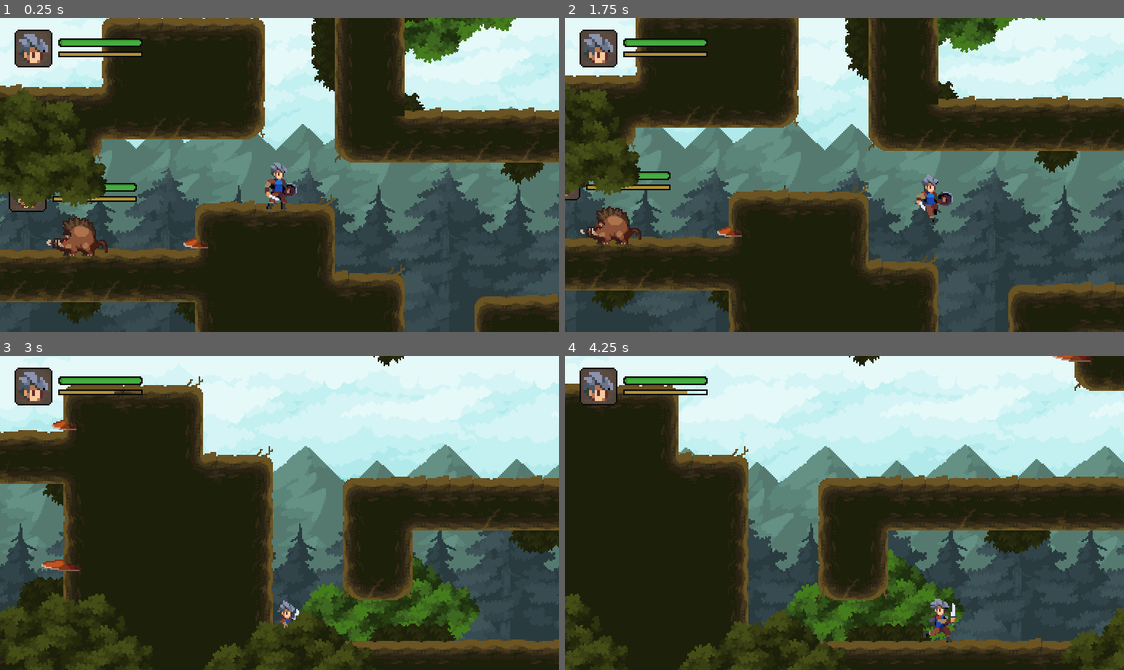
Above: before the commit, frames 1-4 (two rows, left to right).
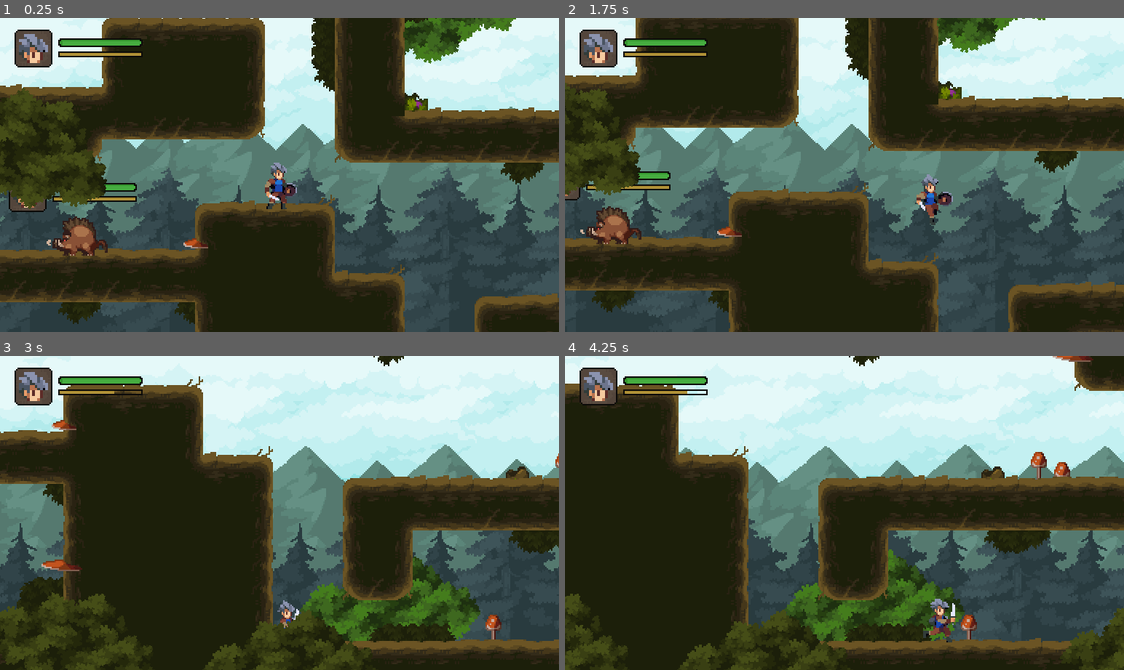
Above: after the commit, the same moments.

Repository: ukagaka/rpg-adventure
Game: Godot game, scene res://world.tscn
Two runs of this game, one before a commit and one after it. Both use one fixed random seed, a clock stepped at 60 frames per second and the inputs below.
Inputs:
- Up to frame 1 (0.25 s): no input
- Up to frame 2 (1.75 s): hold E (interact, bound only after the commit) 0.53-1.28 s; hold Right (move_right) from 0.53 s (still down); tap Space (jump) at 0.77, 1.52 s; tap A (attack) at 1.35 s; tap E (interact, bound only after the commit) at 1.55 s
- Up to frame 3 (3 s): release Right (move_right) at 2.03 s; hold Left (move_left) 2.03-2.78 s; hold Z (slide) 2.03-2.78 s; tap E (interact, bound only after the commit) at 2.3, 2.85 s; hold Right (move_right) from 2.78 s (still down)
- Up to frame 4 (4.25 s): keep holding Right (move_right); tap Space (jump) at 3.02, 3.77 s; hold E (interact, bound only after the commit) from 3.53 s (still down)

The runs differ from the first frame. In frame 1, 0.1% of the frame differs, in the area x 72-77%, y 25-30%; in frame 2, 0.1%; in frame 3, 0.3%; in frame 4, 0.5%, in the area x 70-91%, y 30-91%.

Commit message:
14:交互

Diff:
--- /dev/null
+++ b/classes/Interactable.gd
@@ -0,0 +1,23 @@
+extends Area2D
+
+class_name Interactable
+
+signal interacted
+
+func _init() -> void:
+	collision_layer = 0
+	collision_mask = 0
+	set_collision_mask_value(2, true)
+
+	body_entered.connect(_on_body_entered)
+	body_exited.connect(_on_body_exited)
+
+func interact() -> void:
+	print("[Interact] %s" % name)
+	interacted.emit()
+
+func _on_body_entered(player: Player) -> void:
+	player.register_interactable(self)
+
+func _on_body_exited(player: Player) -> void:
+	player.unregister_interactable(self)
--- a/enemies/boar.gd
+++ b/enemies/boar.gd
@@ -17,14 +17,13 @@
 @onready var player_checker: RayCast2D = $Graphics/PlayerChecker
 @onready var floor_checker: RayCast2D = $Graphics/FloorChecker
 @onready var calm_down_timer: Timer = $CalmDownTimer
-
-#解决怪物透过墙壁攻击也能检索到玩家
 func can_see_player() -> bool:
 	if not player_checker.is_colliding():
 		return false
 	return player_checker.get_collider() is Player
 
-func tick_physics(state:State, delta:float) -> void:
+
+func tick_physics(state: State, delta: float) -> void:
 	match state:
 		State.IDLE, State.HURT, State.DYING:
 			move(0.0, delta)
@@ -35,9 +34,7 @@
 		State.RUN:
 			if wall_checker.is_colliding() or not floor_checker.is_colliding():
 				direction *= -1
-
 			move(max_speed, delta)
-
 			if can_see_player():
 				calm_down_timer.start()
 
@@ -65,18 +62,20 @@
 		State.RUN:
 			if not can_see_player() and calm_down_timer.is_stopped():
 				return State.WALK
+
 		State.HURT:
 			if not animation_player.is_playing():
 				return State.RUN
 
 	return StateMachine.KEEP_CURRENT
 
-func transition_state(from:State, to:State) -> void:
-	#print("[%s] %s => %s" %[
-		#Engine.get_physics_frames(),
-		#State.keys()[from] if from != -1 else "<START>",
-		#State.keys()[to],
-	#])
+
+func transition_state(from: State, to: State) -> void:
+#	print("[%s] %s => %s" % [
+#		Engine.get_physics_frames(),
+#		State.keys()[from] if from != -1 else "<START>",
+#		State.keys()[to],
+#	])
 
 	match to:
 		State.IDLE:
@@ -92,6 +91,7 @@
 
 		State.RUN:
 			animation_player.play("run")
+
 		State.HURT:
 			animation_player.play("hit")
 
--- a/player.gd
+++ b/player.gd
@@ -42,6 +42,7 @@
 var is_combo_requested := false
 var pending_damage: Damage
 var fall_from_y : float
+var interacting_with : Array[Interactable]
 
 
 #是否可以连击
@@ -57,6 +58,7 @@
 @onready var stats: Stats = $Stats
 @onready var invincible_timer: Timer = $InvincibleTimer
 @onready var slide_request_timer: Timer = $SlideRequestTimer
+@onready var interaction_icon: AnimatedSprite2D = $InteractionIcon
 
 
 
@@ -77,7 +79,13 @@
 	if event.is_action_pressed("slide"):
 		slide_request_timer.start()
 
+	if event.is_action_pressed("interact") and interacting_with:
+		interacting_with.back().interact()
+
+
 func tick_physics(state: State, delta:float) -> void:
+	interaction_icon.visible = not interacting_with.is_empty()
+
 	if invincible_timer.time_left > 0 :
 		graphics.modulate.a = sin(Time.get_ticks_msec() / 20 ) * 0.5 + 0.5
 	else:
@@ -148,6 +156,20 @@
 
 func die() -> void:
 	get_tree().reload_current_scene()
+
+
+func register_interactable(v: Interactable) -> void:
+	if state_machine.current_state == State.DYING:
+		return
+	if v in interacting_with:
+		return
+
+	interacting_with.append(v)
+
+
+func unregister_interactable(v: Interactable) -> void:
+	interacting_with.erase(v)
+
 
 func can_wall_slide() -> bool:
 	return is_on_wall() and hand_checker.is_colliding() and foot_checker.is_colliding()
@@ -317,6 +339,7 @@
 		State.DYING:
 			animation_player.play("die")
 			invincible_timer.stop()
+			interacting_with.clear()
 		State.SLIDING_START:
 			animation_player.play("sliding_start")
 			slide_request_timer.stop()
--- a/player.tscn
+++ b/player.tscn
@@ -8,6 +8,7 @@
 [ext_resource type="Script" path="res://classes/Hitbox.gd" id="4_cam5h"]
 [ext_resource type="Script" path="res://classes/Stats.gd" id="7_xui01"]
 [ext_resource type="PackedScene" uid="uid://dw4bgssws37x1" path="res://ui/status_panel.tscn" id="8_gmv1m"]
+[ext_resource type="Texture2D" uid="uid://b6fotltdfbjt4" path="res://assets/gdb-gamepad-2/gdb-keyboard-2.png" id="9_1gt3m"]
 
 [sub_resource type="RectangleShape2D" id="RectangleShape2D_1xm3u"]
 size = Vector2(12, 32)
@@ -2465,6 +2466,42 @@
 "wall_sliding": SubResource("Animation_5oi7m")
 }
 
+[sub_resource type="AtlasTexture" id="AtlasTexture_lie1u"]
+atlas = ExtResource("9_1gt3m")
+region = Rect2(96, 48, 16, 16)
+
+[sub_resource type="AtlasTexture" id="AtlasTexture_c6g0y"]
+atlas = ExtResource("9_1gt3m")
+region = Rect2(96, 160, 16, 16)
+
+[sub_resource type="AtlasTexture" id="AtlasTexture_x14qb"]
+atlas = ExtResource("9_1gt3m")
+region = Rect2(96, 272, 16, 16)
+
+[sub_resource type="AtlasTexture" id="AtlasTexture_m2vjr"]
+atlas = ExtResource("9_1gt3m")
+region = Rect2(96, 384, 16, 16)
+
+[sub_resource type="SpriteFrames" id="SpriteFrames_kt7p5"]
+animations = [{
+"frames": [{
+"duration": 1.0,
+"texture": SubResource("AtlasTexture_lie1u")
+}, {
+"duration": 1.0,
+"texture": SubResource("AtlasTexture_c6g0y")
+}, {
+"duration": 1.0,
+"texture": SubResource("AtlasTexture_x14qb")
+}, {
+"duration": 1.0,
+"texture": SubResource("AtlasTexture_m2vjr")
+}],
+"loop": true,
+"name": &"default",
+"speed": 6.0
+}]
+
 [node name="Player" type="CharacterBody2D"]
 collision_layer = 2
 script = ExtResource("1_lhorb")
@@ -2556,4 +2593,10 @@
 offset_bottom = 34.0
 stats = NodePath("../../Stats")
 
+[node name="InteractionIcon" type="AnimatedSprite2D" parent="."]
+position = Vector2(-2, -44)
+sprite_frames = SubResource("SpriteFrames_kt7p5")
+autoplay = "default"
+frame_progress = 0.982572
+
 [connection signal="hurt" from="Graphics/Hurtbox" to="." method="_on_hurtbox_hurt"]
--- a/project.godot
+++ b/project.godot
@@ -54,6 +54,11 @@
 "events": [Object(InputEventKey,"resource_local_to_scene":false,"resource_name":"","device":-1,"window_id":0,"alt_pressed":false,"shift_pressed":false,"ctrl_pressed":false,"meta_pressed":false,"pressed":false,"keycode":0,"physical_keycode":90,"key_label":0,"unicode":122,"echo":false,"script":null)
 ]
 }
+interact={
+"deadzone": 0.5,
+"events": [Object(InputEventKey,"resource_local_to_scene":false,"resource_name":"","device":-1,"window_id":0,"alt_pressed":false,"shift_pressed":false,"ctrl_pressed":false,"meta_pressed":false,"pressed":false,"keycode":0,"physical_keycode":69,"key_label":0,"unicode":101,"echo":false,"script":null)
+]
+}
 
 [layer_names]
 
--- a/world.tscn
+++ b/world.tscn
@@ -6,6 +6,7 @@
 [ext_resource type="Texture2D" uid="uid://cm36ovvufme5r" path="res://assets/legacy_fantasy/background/Background.png" id="4_mrpj4"]
 [ext_resource type="Texture2D" uid="uid://d4frfl5vltmt7" path="res://assets/legacy_fantasy/trees/Background.png" id="5_e00s6"]
 [ext_resource type="PackedScene" uid="uid://feukmx0joudp" path="res://enemies/boar.tscn" id="6_pl3f2"]
+[ext_resource type="Script" path="res://classes/Interactable.gd" id="7_rxkbx"]
 
 [sub_resource type="TileSetAtlasSource" id="TileSetAtlasSource_ccof1"]
 texture = ExtResource("1_frukv")
@@ -463,6 +464,12 @@
 terrain_set_0/terrain_1/color = Color(0.5, 0.4375, 0.25, 1)
 sources/1 = SubResource("TileSetAtlasSource_ccof1")
 
+[sub_resource type="RectangleShape2D" id="RectangleShape2D_dr1gi"]
+size = Vector2(11, 19)
+
+[sub_resource type="RectangleShape2D" id="RectangleShape2D_ucwx6"]
+size = Vector2(18.5, 15)
+
 [node name="World" type="Node2D"]
 script = ExtResource("1_wp80j")
 
@@ -472,7 +479,7 @@
 layer_0/name = "Background"
 layer_0/tile_data = PackedInt32Array(786440, 720897, 8, 720904, 720897, 7, 655368, 720897, 6, 786439, 655361, 8, 720903 …(3558 unchanged characters)…
 layer_1/name = "Geometry"
-layer_1/tile_data = PackedInt32Array(655361, 262145, 3, 5898 …(16368 unchanged characters)…  0, 131115, 327681, 1, 196651, 327681, 1)
+layer_1/tile_data = PackedInt32Array(655361, 262145, 3, 5898 …(16368 unchanged characters)…  0, 131115, 327681, 1, 196651, 327681, 1, 720907, 655361, 2, -262121, 655361, 2, 720952, 655361, 2, 262203, 655361, 2, -262089, 655361, 2, 262204, 589825, 2, 720909, 393217, 3, 720906, 458753, 3, 262201, 458753, 3, -262087, 458753, 3, -262088, 589825, 3, -262097, 589825, 3, -262120, 393217, 3, -262126, 393217, 3)
 layer_2/name = "Foreground"
 layer_2/tile_data = PackedInt32Array()
 
@@ -743,3 +750,17 @@
 
 [node name="Boar" parent="." instance=ExtResource("6_pl3f2")]
 position = Vector2(530, 43)
+
+[node name="Mushroom" type="Area2D" parent="."]
+script = ExtResource("7_rxkbx")
+
+[node name="CollisionShape2D" type="CollisionShape2D" parent="Mushroom"]
+position = Vector2(183.5, 178.5)
+shape = SubResource("RectangleShape2D_dr1gi")
+
+[node name="Vegatable" type="Area2D" parent="."]
+script = ExtResource("7_rxkbx")
+
+[node name="CollisionShape2D" type="CollisionShape2D" parent="Vegatable"]
+position = Vector2(215.75, 180.5)
+shape = SubResource("RectangleShape2D_ucwx6")
Binary file added: assets/gdb-gamepad-2/gdb-keyboard-2.png
Not shown, added: assets/gdb-gamepad-2/gdb-keyboard-2.png.import
Not shown: 1 places in player.tscn that only renumber resources
Not shown: 1 places in world.tscn that only renumber resources
